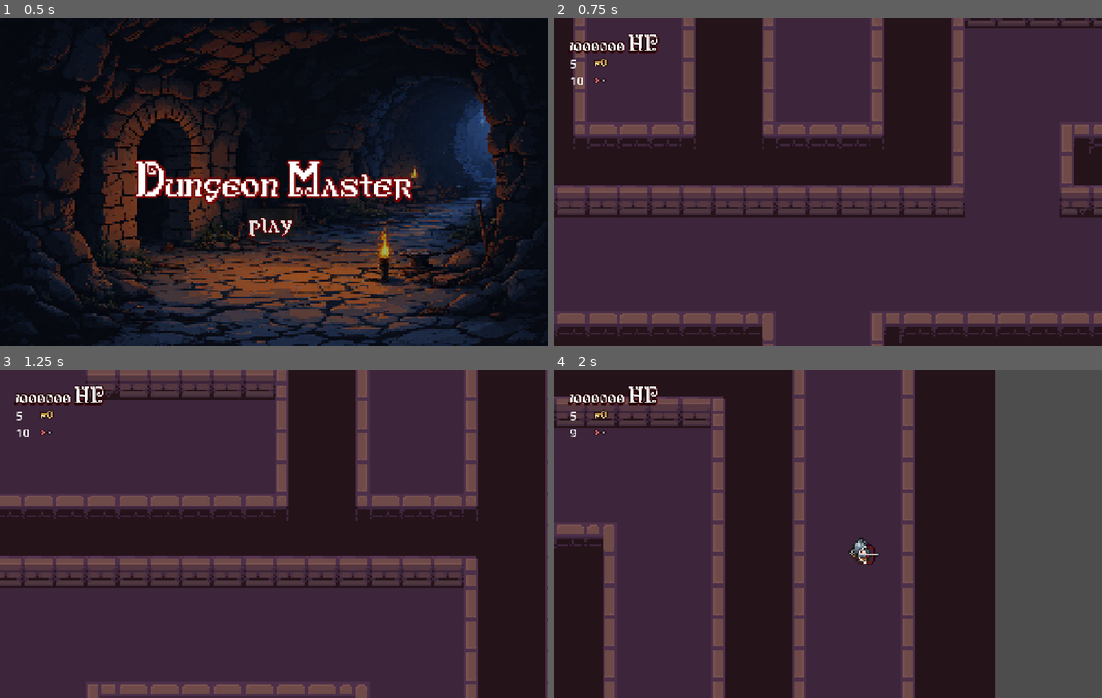
Above: before the commit, frames 1-4 (two rows, left to right).
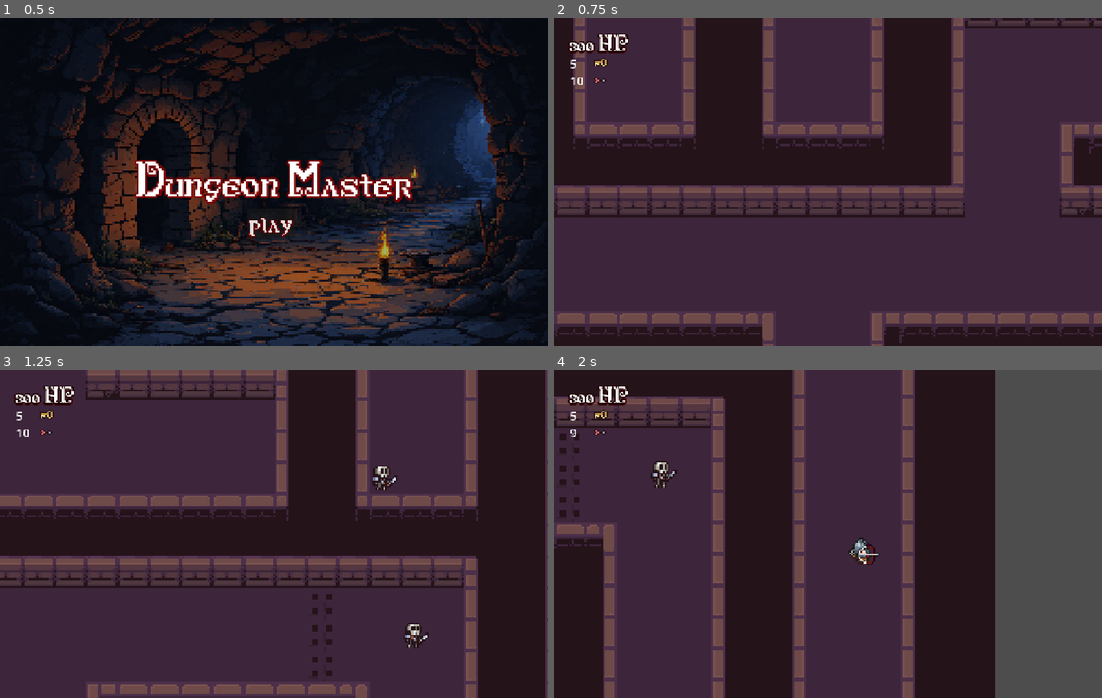
Above: after the commit, the same moments.

Repository: saldaevvladimir/fefu-gamedev-sem6
Game: Godot game, scene res://game/scenes/home.tscn
The game is run twice, just before and just after one commit, with the same random seed, the same clock (stepped at 60 frames per second) and the same inputs.
Inputs:
- Up to frame 1 (0.5 s): no input
- Up to frame 2 (0.75 s): click "play" at 0.5 s
- Up to frame 3 (1.25 s): no input
- Up to frame 4 (2 s): hold D (Right) from 1.28 s (still down); tap L (Bow) at 1.35 s; tap O (Chest) at 1.55 s

Frame 1 is identical in both runs. In frame 2, 0.7% of the frame differs, in the area x 2-20%, y 4-11%; in frame 3, 1.4%, in the area x 2-79%, y 4-94%; in frame 4, 1.2%.

Commit message:
upd params, fix some bugs.....

Diff:
--- a/game/scripts/lvl.gd
+++ b/game/scripts/lvl.gd
@@ -15,9 +15,9 @@
 const TILE_SIZE = 64
 const TRAPS_RATE = 0.2
 const MOB_RATE = 0.4
-const SIMPLE_CHEST_RATE = 0.1
-const SPAWN_RANGE = 3 * TILE_SIZE
-const DESPAWN_RANGE = 4 * TILE_SIZE
+const SIMPLE_CHEST_RATE = 0.15
+const SPAWN_RANGE = 10 * TILE_SIZE
+const DESPAWN_RANGE = 11 * TILE_SIZE
 
 var source_id = 1
 var ground_atlas = Vector2i(9, 7)
@@ -389,7 +389,7 @@
 	check_and_despawn_objects()
 
 func print_path(path):
-	print("\nСамый длинный путь:")
+	print()
 	for y in range(maze.size()):
 		var row = ""
 		for x in range(maze[y].size()):
@@ -400,19 +400,10 @@
 		print(row)
 
 func print_maze():
-	print("\nЛабиринт:")
 	for y in range(maze.size()):
 		var row = ""
 		for x in range(maze[y].size()):
 			row += "▓" if not maze[y][x] else " "
-		print(row)
-
-func print_visited(visited):
-	print("\nПосещенные ячейки:")
-	for y in range(visited.size()):
-		var row = ""
-		for x in range(visited[y].size()):
-			row += "▓" if not visited[y][x] else " "
 		print(row)
 
 func get_random_boundary_cell() -> Array:
--- a/game/scripts/peaks.gd
+++ b/game/scripts/peaks.gd
@@ -1,7 +1,7 @@
 extends Node2D
 
-const DMG = 24
-const DMG_INTERVAL = 0.5
+const DMG = 3
+const DMG_INTERVAL = 0.1
 const SHOW_DURATION = 5.0
 const HIDE_DURATION = 3.0
 
--- a/game/scripts/player.gd
+++ b/game/scripts/player.gd
@@ -3,8 +3,9 @@
 const Globals = preload("res://game/scripts/globals.gd")
 const HIT_OPACITY = 0.6
 const HIT_DURATION = 0.2
+const MAX_HEALTH = 300
 var SPEED = 600
-var health = 1000000
+var health = MAX_HEALTH
 @onready var anim = $AnimatedSprite2D
 @onready var melee_shape = $Area2D/CollisionShape2D
 @onready var hit_timer = $Hit_Timer
@@ -127,7 +128,6 @@
 		anim.play(get_weapon_animation(weapon))
 		for body in bodies_in_melee_range:
 			if body.has_method("take_damage") and body.name != "Player":
-				print(body.name)
 				body.take_damage(get_weapon_damage(weapon))
 	elif WEAPONS[weapon]["type"] == "ranged":
 		var ammo_type = get_ammo_by_weapon(weapon)
@@ -140,6 +140,9 @@
 			ammo.set_damage(WEAPONS[weapon]["damage"])
 			ammo.set_range(WEAPONS[weapon]["range"])
 			add_child(ammo)
+		else:
+			is_attacking = false
+			active_weapon = null
 
 func interact_with_object():
 	if is_interacting:
@@ -147,13 +150,11 @@
 	is_interacting = true
 	var nearest = null
 	var min_distance = INF
-	print(interactive_objects)
 	for body in interactive_objects:
 		var distance = body.global_position.distance_to(global_position)
 		if distance < min_distance:
 			min_distance = distance
 			nearest = body
-	print(nearest, " is near")
 	if nearest:
 		if nearest.is_in_group("chests"):
 			var key_type = "SimpleKey" if nearest.name == "Chest1" else "MysteryKey"
@@ -244,5 +245,5 @@
 	handle_object_exit(area)
 
 func heal(amount: int):
-	health = min(health + amount, 100)
+	health = min(health + amount, MAX_HEALTH)
 	print("Player healed for ", amount, " health points. Current health: ", health)
